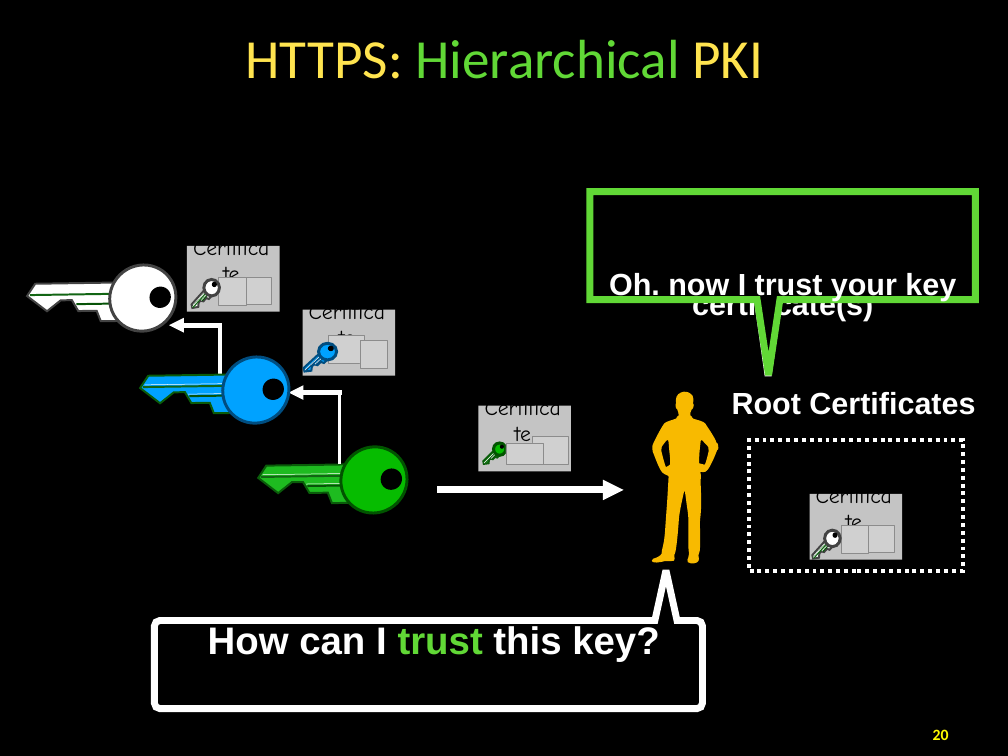
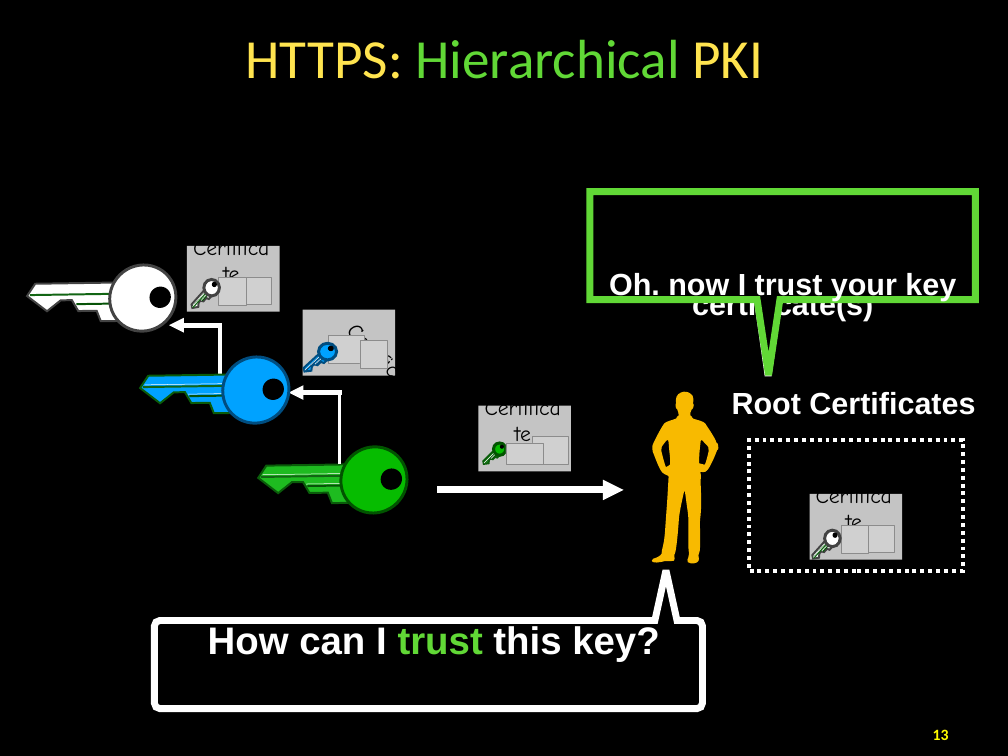
Before and after one commit to taejoong/taejoong.github.io, a slide deck: slide 13 of courses/csci-351/handouts/19-TLS.pptx (slide 20 before the commit). Drawn at 1008x756 pixels with LibreOffice and Linux fonts; fonts in the diff are those of the drawing; grey boxes stand for pictures. Boxes give left, top, right and bottom in pixels: in the first picture for what was removed or moved away, otherwise in the second. Text is boxed around its words. In the diff, an @@ line names an element or a change of style, - is before the commit and + after.

```diff
--- a/courses/csci-351/handouts/19-TLS.pptx
+++ b/courses/csci-351/handouts/19-TLS.pptx
@@ line "Certificate" resized from (x1=305, y1=306, x2=393, y2=342) to (x1=349, y1=324, x2=447, y2=422) @@
@@ page number at (x1=933, y1=729, x2=949, y2=740): text changed @@
-20
+13
```
Also in this commit, not shown: 36 other slides changed, 2 slides added, 7 slides removed, 31 other files.
